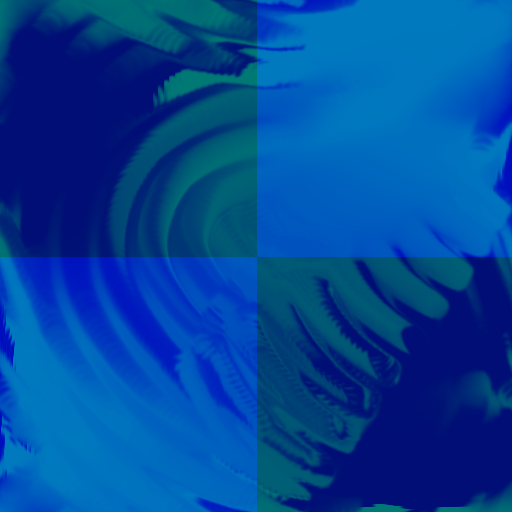
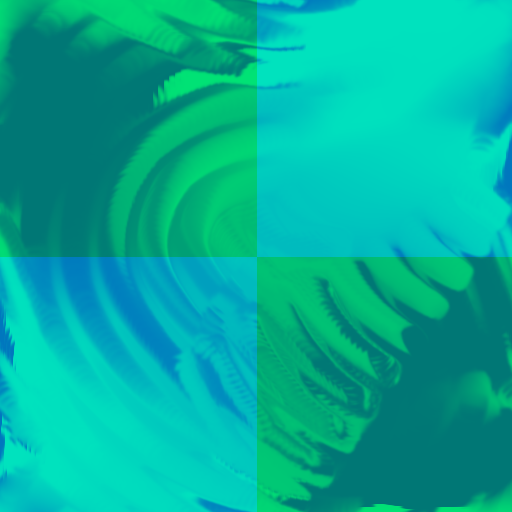
Layer changes from the first 512px x 512px image to the second:
added layer "Paint Layer 2" (41%) above "Roughness" over [0, 0, 512, 512]
"Roughness": opacity 59% → 100%, painted on it over [0, 0, 512, 512]
painted on "Copy of Paint Layer 1" (2nd of 2) over [0, 0, 512, 512]